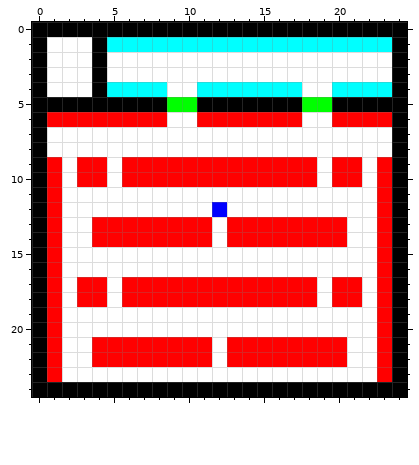
One commit to this pixel-art sprite: ProduceGame/android/assets/maps/level_1.png. This is how it looked before the edit.
The file is 25x25 pixels.
New version:
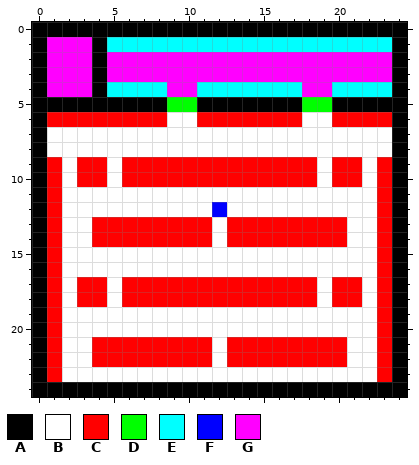
Palette (. is transparent): A #000000  B #ffffff  C #ff0000  D #00ff00  E #00ffff  F #0000ff  G #ff00ff
What changed:
y 1: x 1..3 BBB -> GGG
y 2..3: x 1..3 BBB -> GGG; x 5..23 BBBBBBBBBBBBBBBBBBB -> GGGGGGGGGGGGGGGGGGG
y 4: x 1..3 BBB -> GGG; x 9..10 BB -> GG; x 18..19 BB -> GG
